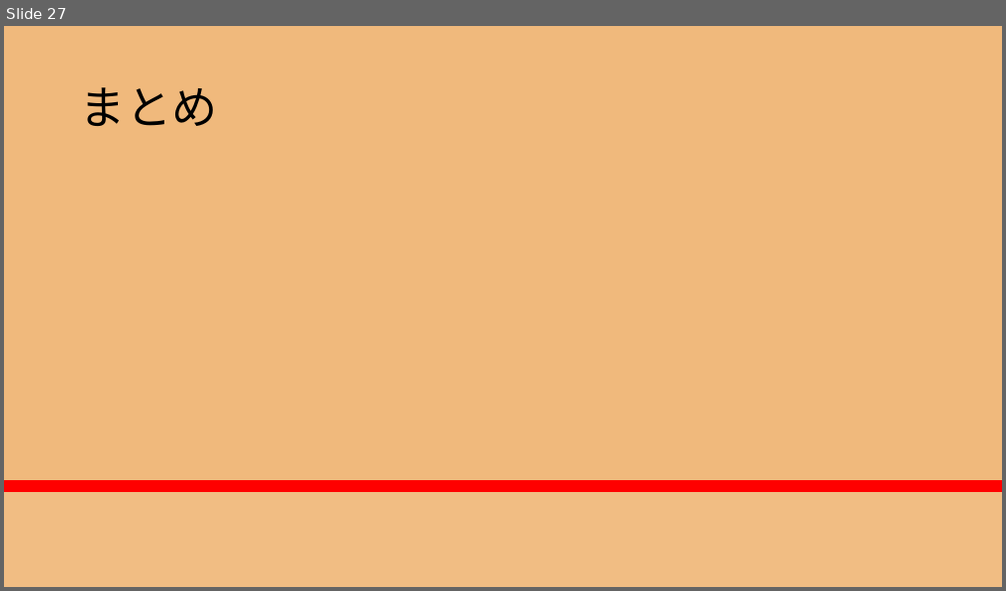
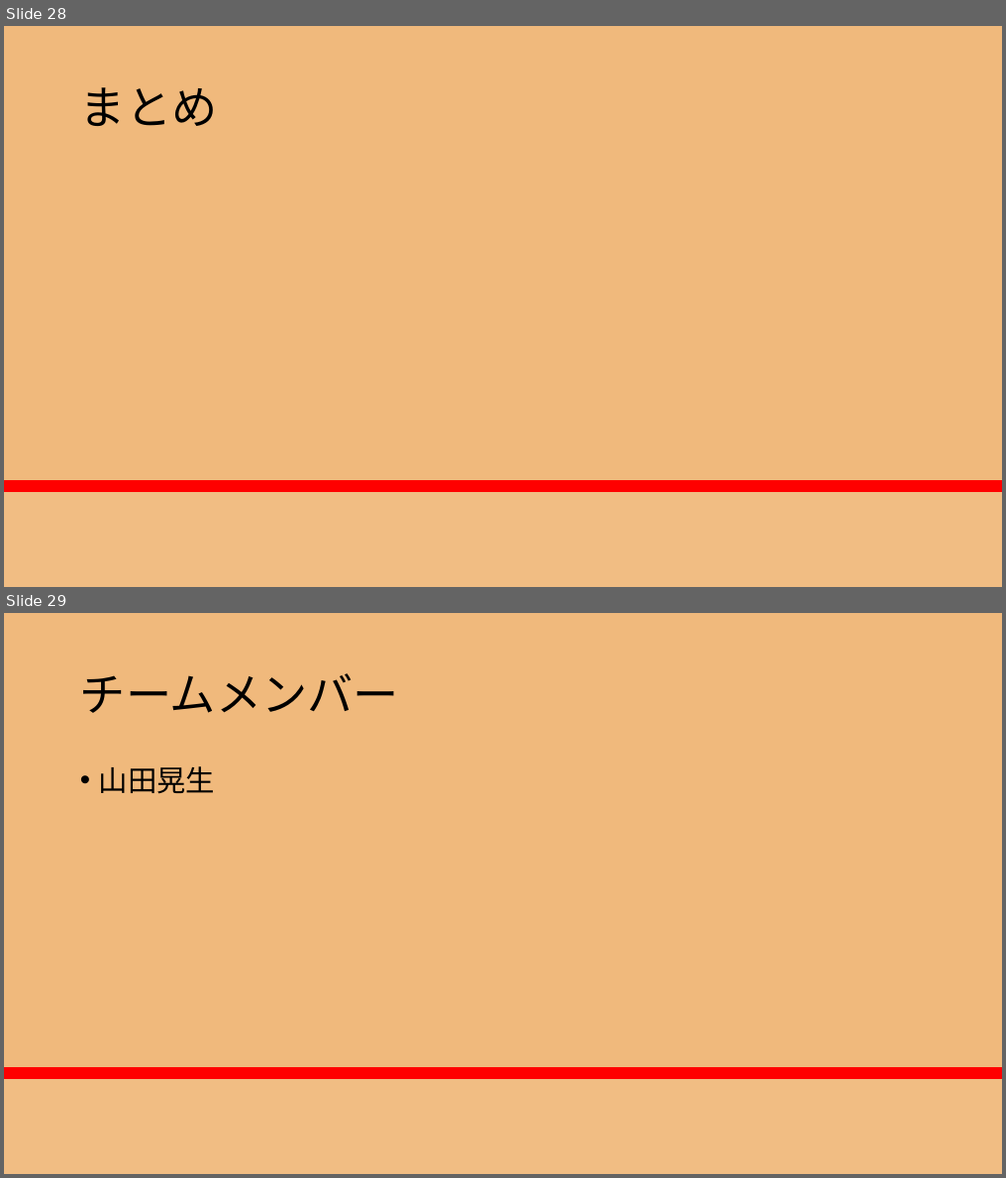
Before and after one commit to RikiishiSuzunosuke/AIspeaker_yosie, a slide deck: presentation/AIスピーカー開発_3_main.pptx. Shown one above the other, each under a label of ours: slide 27 before the commit, slides 28 and 29 after it. The pictures are 1006x591 and 1006x1178 pixels, drawn with LibreOffice and Linux fonts; fonts in the diff are those of the drawing. Boxes give left, top, right and bottom in pixels: in the first picture for what was removed or moved away, otherwise in the second. Text is boxed around its words. In the diff, an @@ line names an element or a change of style, - is before the commit and + after.

```diff
--- a/presentation/AIスピーカー開発_3_main.pptx
+++ b/presentation/AIスピーカー開発_3_main.pptx
@@ slide 29 added at (4,613,1002,1174), background gradient #F0B97C to #FF0000 to #F86446 to #F1BD83 @@
@@ title added at (80,673,399,713), 44 pt, text #000000 @@
+チームメンバー
@@ text added at (99,766,215,794), 28 pt, text #000000 @@
+• 山田晃生
@@ what was slide 27 is now slide 28 @@
```
Also in this commit, not shown: 24 slides changed, 4 other slides added, 1 slide removed, 5 other files.
